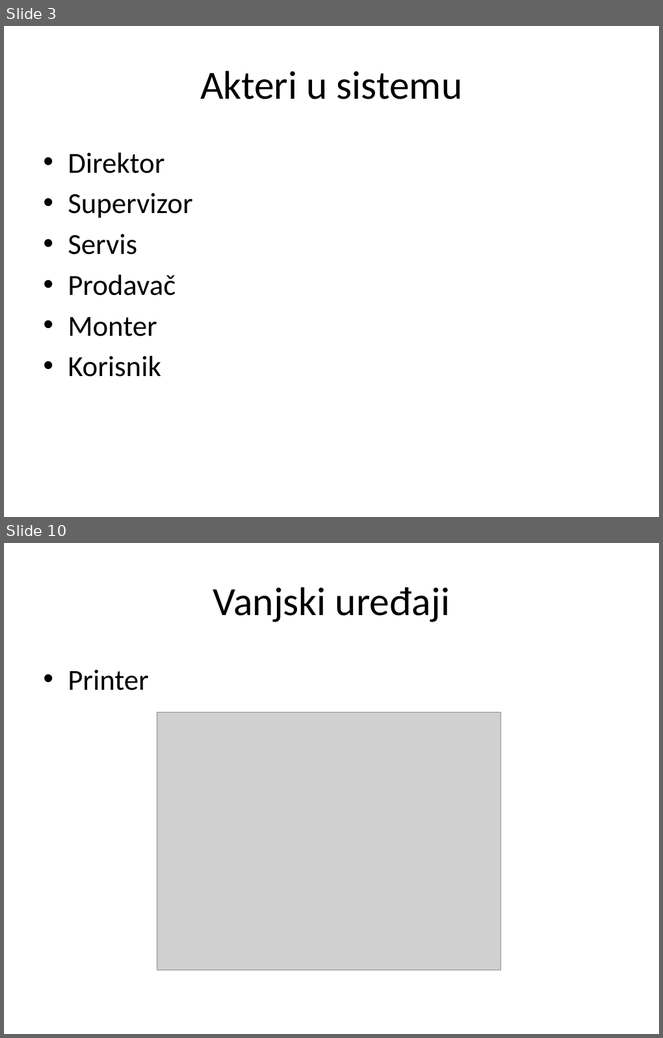
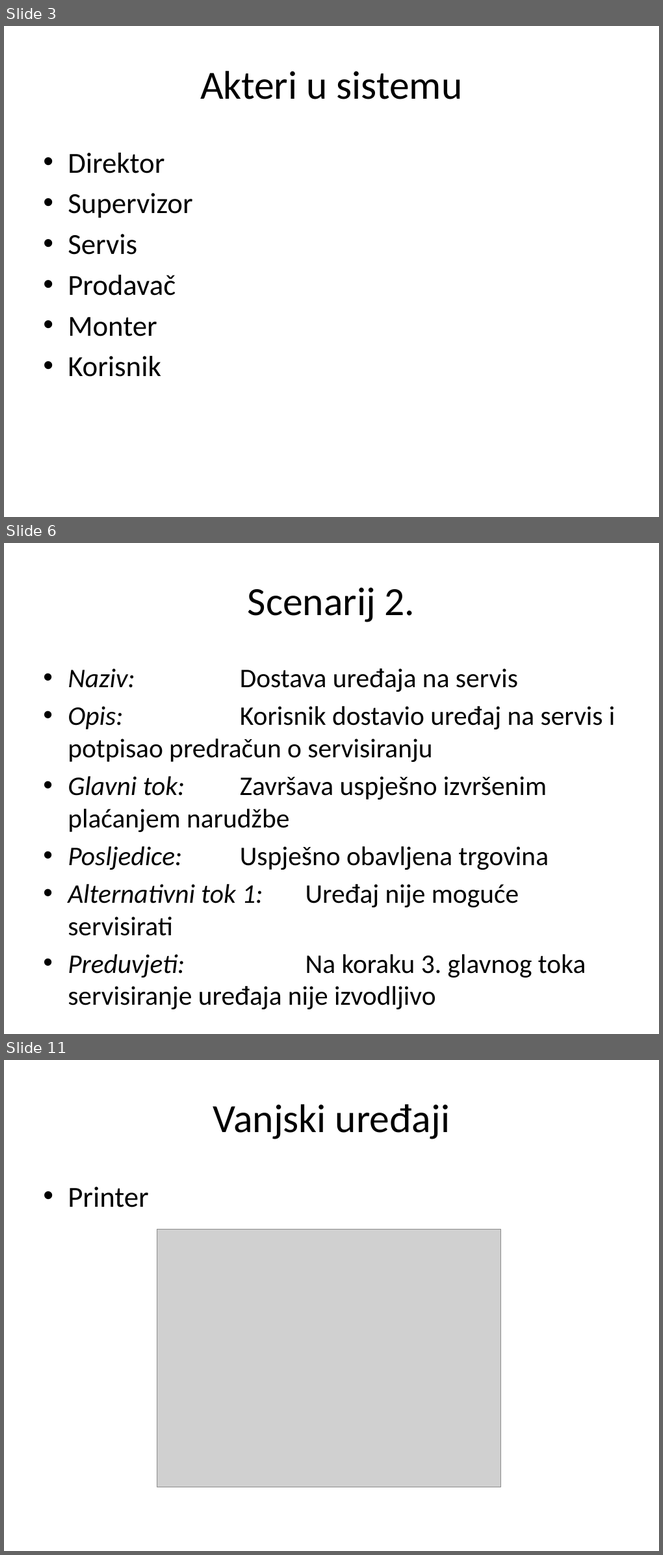
Before and after one commit to ooad-2014-2015/HeritageDev, a slide deck: Prezentacija.pptx. Shown one above the other, each under a label of ours: slides 3 and 10 before the commit, slides 3, 6 and 11 after it; the slides between them are not shown. The pictures are 663x1038 and 663x1555 pixels, drawn with LibreOffice and Linux fonts; fonts in the diff are those of the drawing; grey boxes stand for pictures; background and template pictures are left out. Boxes give left, top, right and bottom in pixels: in the first picture for what was removed or moved away, otherwise in the second. Text is boxed around its words. In the diff, an @@ line names an element or a change of style, - is before the commit and + after.

```diff
--- a/Prezentacija.pptx
+++ b/Prezentacija.pptx
@@ slide 6 added at <box>4,543,659,1034</box>, background picture (left out) @@
@@ title added at <box>248,587,415,622</box>, 44 pt, text #000000 @@
+Scenarij 2.
@@ text added at <box>68,668,615,978</box>, 29.6 pt, text #000000 @@
+• Naziv: Dostava uređaja na servis
+• Opis: Korisnik dostavio uređaj na servis i potpisao predračun o servisiranju
+• Glavni tok: Završava uspješno izvršenim plaćanjem narudžbe
+• Posljedice: Uspješno obavljena trgovina
+• Alternativni tok 1: Uređaj nije moguće servisirati
+• Preduvjeti: Na koraku 3. glavnog toka servisiranje uređaja nije izvodljivo
@@ what was slide 10 is now slide 11 @@
```
Also in this commit, not shown: 5 slides changed, 6 other slides added, 2 slides removed.
